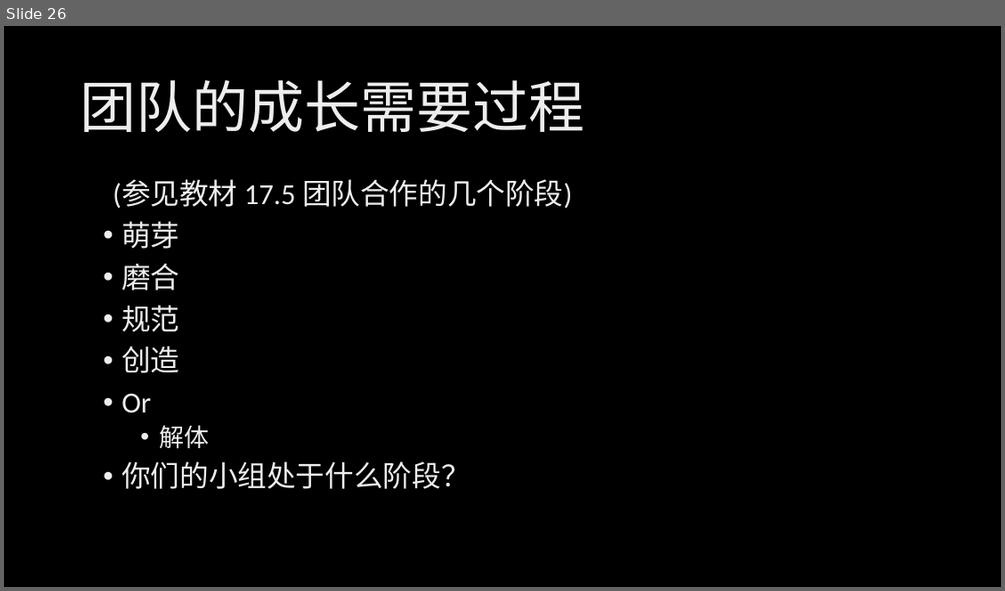
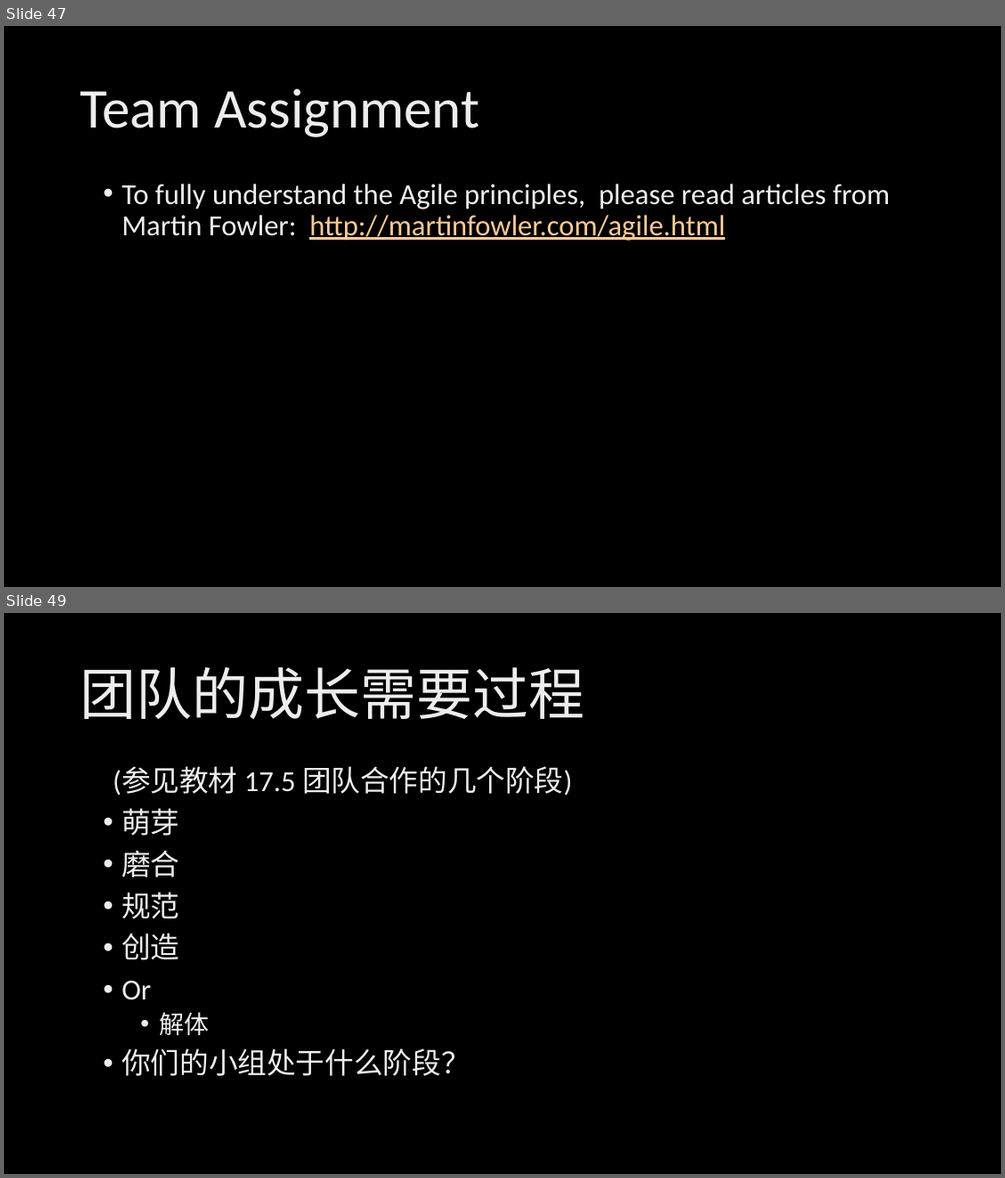
Before and after one commit to xinase/ASE, a slide deck: chapter5/ASE_5_Team_and_Process.pptx. Shown one above the other, each under a label of ours: slide 26 before the commit, slides 47 and 49 after it; the slides between them are not shown. The pictures are 1005x591 and 1005x1178 pixels, drawn with LibreOffice and Linux fonts; fonts in the diff are those of the drawing; background and template pictures are left out. Boxes give left, top, right and bottom in pixels: in the first picture for what was removed or moved away, otherwise in the second. Text is boxed around its words. In the diff, an @@ line names an element or a change of style, - is before the commit and + after.

```diff
--- a/chapter5/ASE_5_Team_and_Process.pptx
+++ b/chapter5/ASE_5_Team_and_Process.pptx
@@ slide 47 added at <box>4,26,1001,587</box>, background picture (left out) @@
@@ title added at <box>80,88,479,137</box>, 54 pt, text gradient #BFBFBF to #EDEDED to #FFFFFF @@
+Team Assignment
@@ text added at <box>121,184,890,240</box>, 28 pt, text gradient #BFBFBF to #EDEDED to #FFFFFF @@
+• To fully understand the Agile principles, please read articles from Martin Fowler: http://martinfowler.com/agile.html
@@ what was slide 26 is now slide 49 @@
```
Also in this commit, not shown: 1 slide changed, 22 other slides added.
